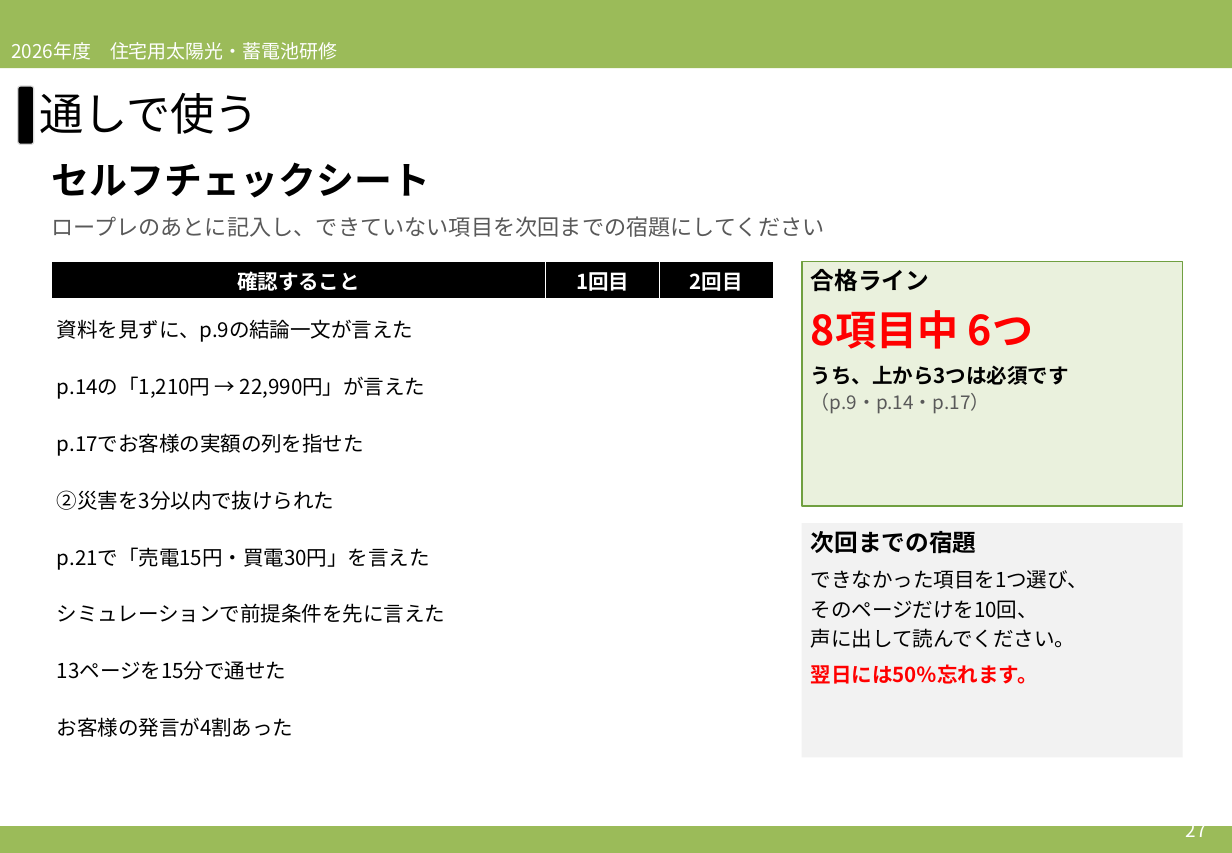
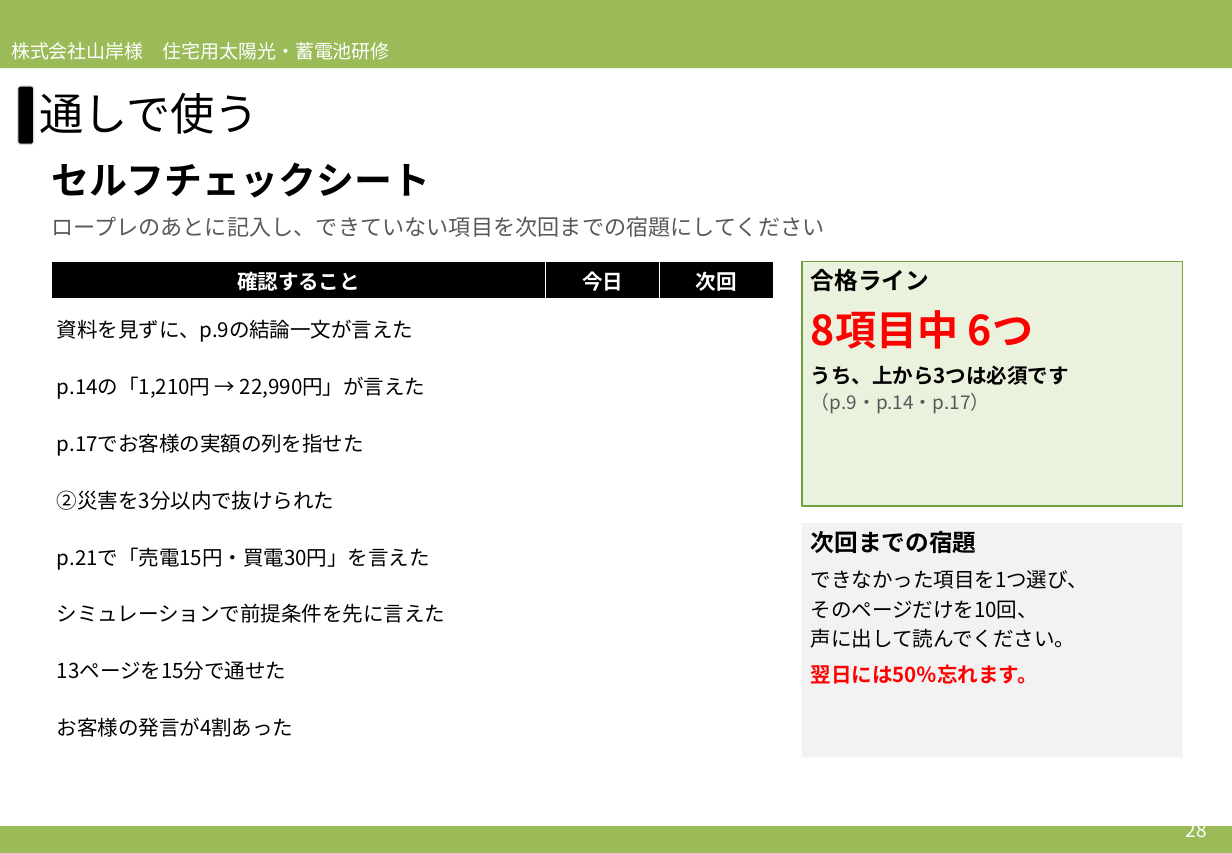
Before and after one commit to soshiro-iki-sys/-, a slide deck: slide 28 of slides/2026営業研修_必要性訴求パート_アプローチブックの伝え方.pptx (slide 27 before the commit). Drawn at 1232x853 pixels with LibreOffice and Linux fonts; fonts in the diff are those of the drawing. Boxes give left, top, right and bottom in pixels: in the first picture for what was removed or moved away, otherwise in the second. Text is boxed around its words. In the diff, an @@ line names an element or a change of style, - is before the commit and + after.

```diff
--- a/slides/2026営業研修_必要性訴求パート_アプローチブックの伝え方.pptx
+++ b/slides/2026営業研修_必要性訴求パート_アプローチブックの伝え方.pptx
@@ text at box(11, 42, 390, 60): text changed @@
-2026年度 住宅用太陽光・蓄電池研修
+株式会社山岸様 住宅用太陽光・蓄電池研修
@@ table at box(51, 262, 774, 755) @@
-row 1, column 2: 1回目
+row 1, column 2: 今日
-row 1, column 3: 2回目
+row 1, column 3: 次回
@@ text at box(1186, 818, 1207, 843): text changed @@
-27
+28
```
Also in this commit, not shown: 27 other slides changed, 1 slide added, 2 other files.
